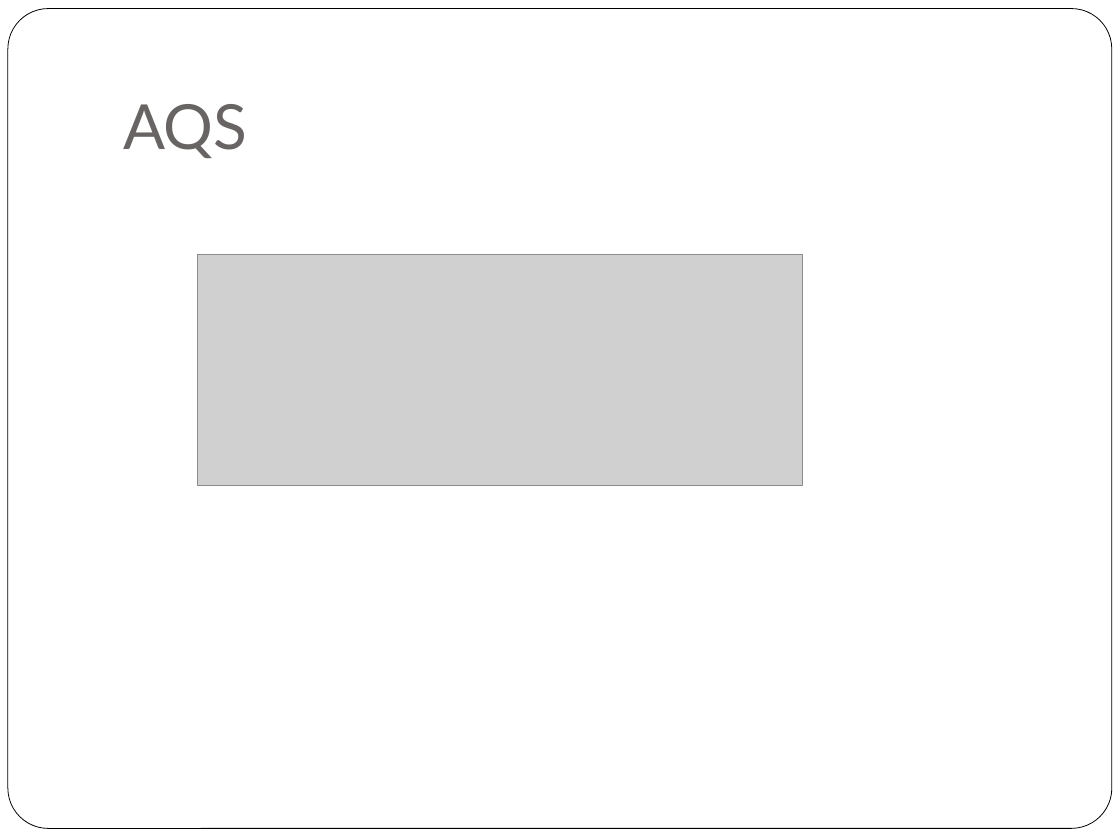
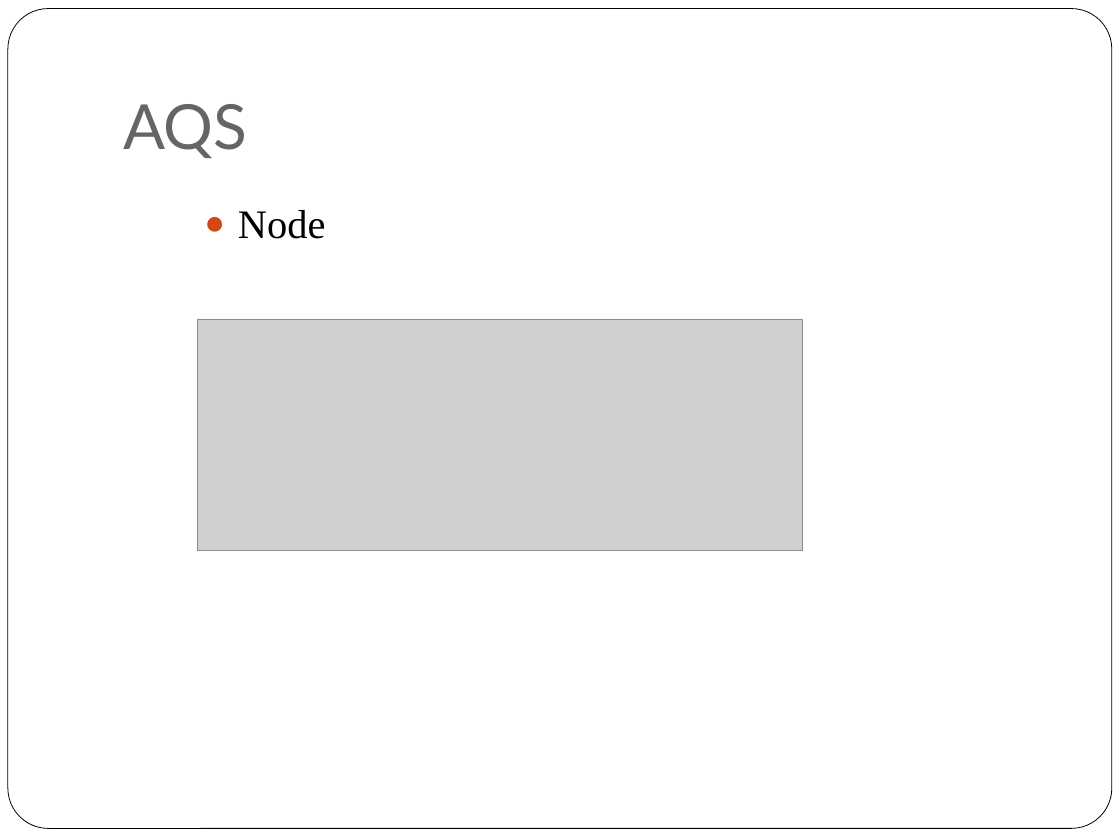
Before and after one commit to NickyQian/Practice, a slide deck: slide 12 of Document/Java Concurrency.pptx. Drawn at 1120x840 pixels with LibreOffice and Linux fonts; fonts in the diff are those of the drawing; grey boxes stand for pictures. Boxes give left, top, right and bottom in pixels: in the first picture for what was removed or moved away, otherwise in the second. Text is boxed around its words. In the diff, an @@ line names an element or a change of style, - is before the commit and + after.

```diff
--- a/Document/Java Concurrency.pptx
+++ b/Document/Java Concurrency.pptx
@@ text added at bbox=[238, 210, 326, 239], 26 pt, text #000000 @@
+● Node
@@ picture: place and size @@
-picture at bbox=[197, 254, 803, 485]
+picture at bbox=[197, 319, 803, 550]
```
Also in this commit, not shown: 8 other slides changed, 11 slides added, 2 slides removed.
